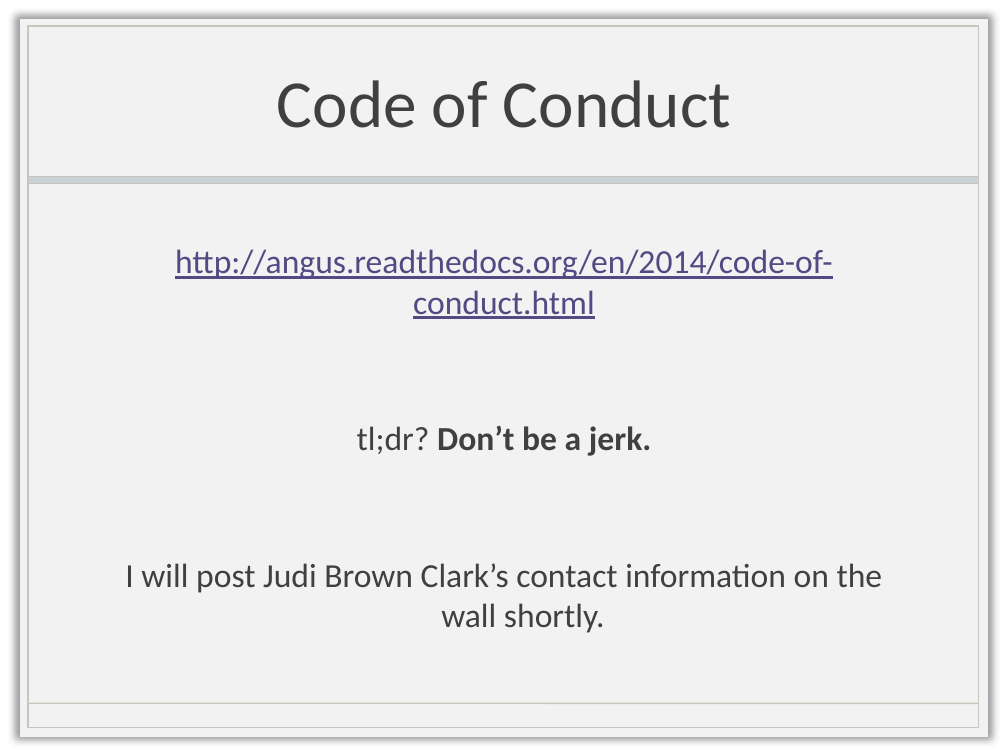
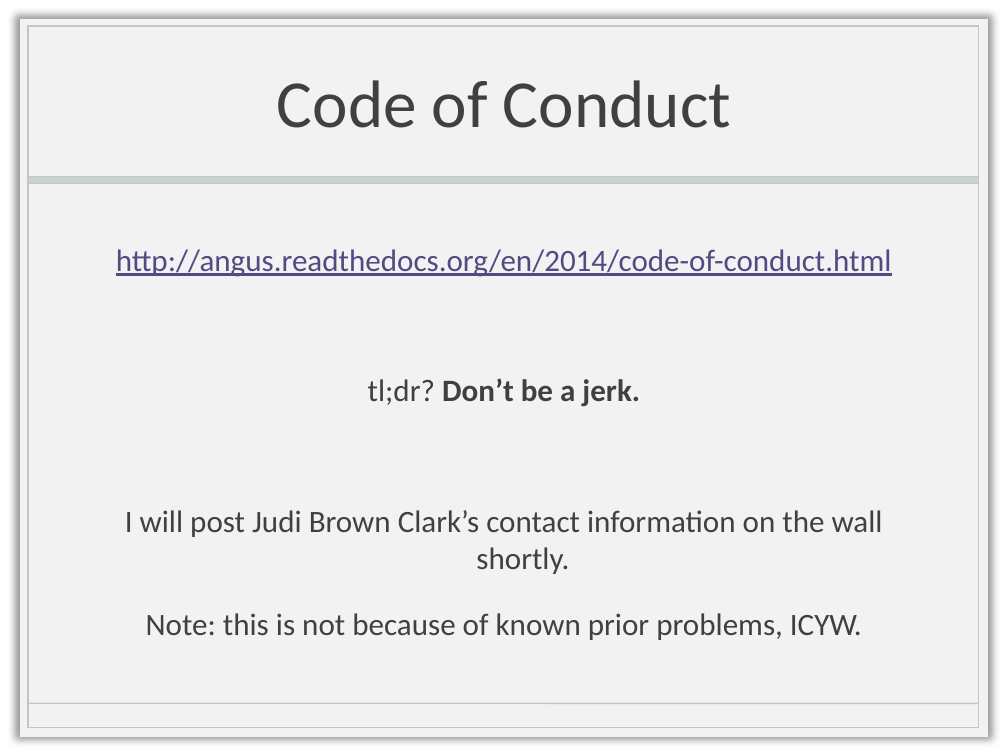
Before and after one commit to ngs-docs/angus, a slide deck: slide 24 of files/2014-lecture1-welcome.pptx. Drawn at 1008x756 pixels with LibreOffice and Linux fonts; fonts in the diff are those of the drawing; background and template pictures are left out. Boxes give left, top, right and bottom in pixels: in the first picture for what was removed or moved away, otherwise in the second. Text is boxed around its words. In the diff, an @@ line names an element or a change of style, - is before the commit and + after.

```diff
--- a/files/2014-lecture1-welcome.pptx
+++ b/files/2014-lecture1-welcome.pptx
@@ text at [116, 249, 892, 574]: size 24 to 22.2 pt in "http://angus.readthedocs.org/en/2014/code-of-conduct.html", "tl;dr? Don’t be a jerk.", "I will post Judi Brown Clark’s contact ..." @@
@@ text at [146, 613, 862, 640]: paragraph added @@
+Note: this is not because of known prior problems, ICYW.
```
Also in this commit, not shown: 1 other slide changed, 4 other files.
